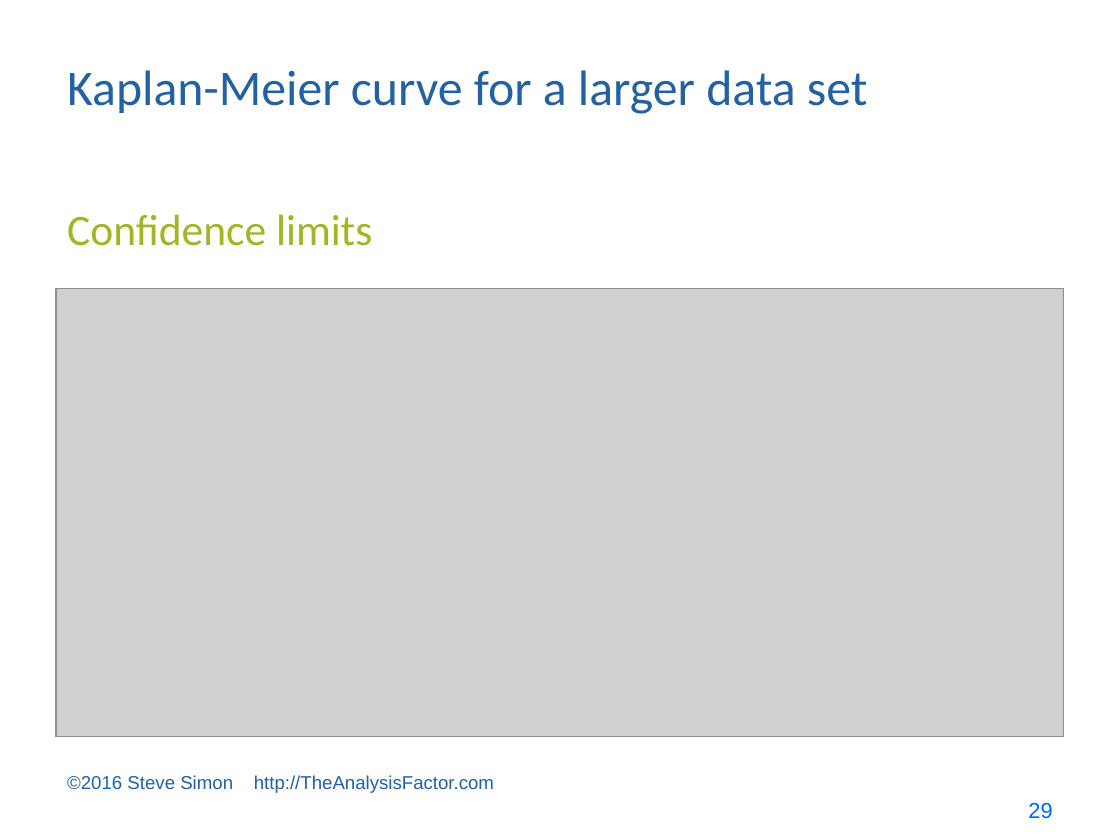
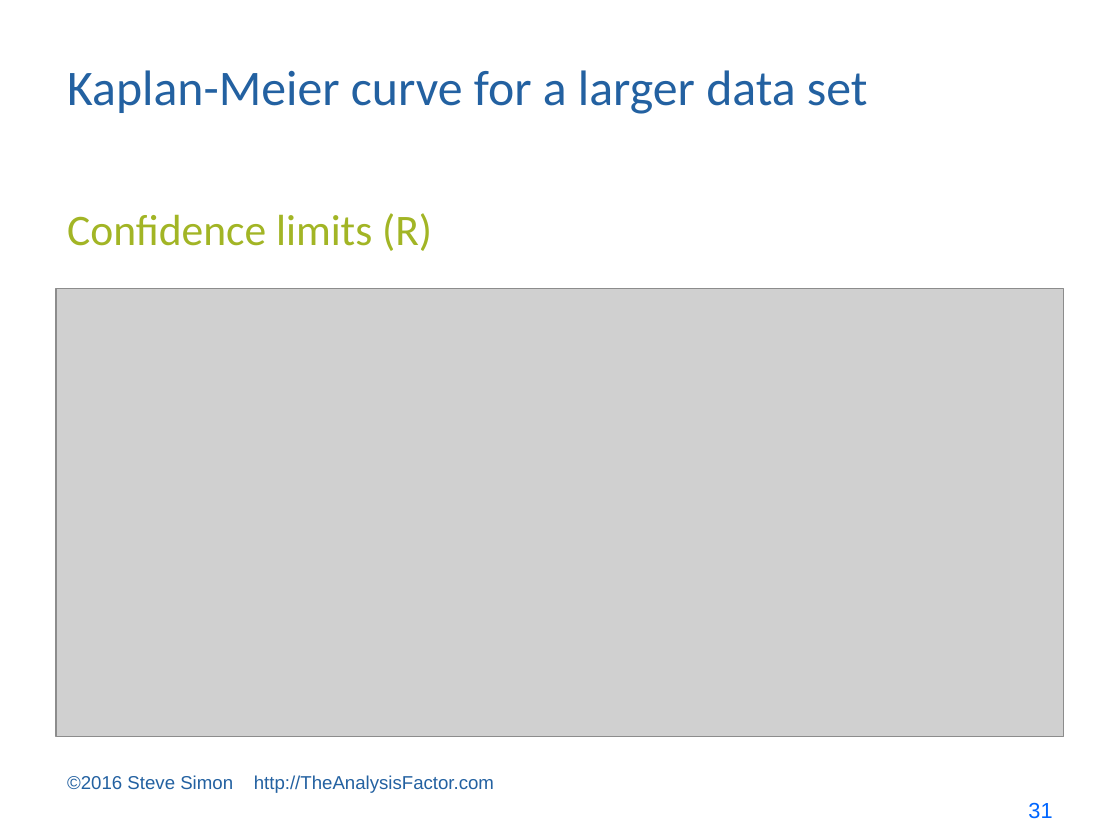
Before and after one commit to pmean/survival-models, a slide deck: slide 31 of bin/survival lecture 1.pptx (slide 29 before the commit). Drawn at 1120x840 pixels with LibreOffice and Linux fonts; fonts in the diff are those of the drawing; grey boxes stand for pictures. Boxes give left, top, right and bottom in pixels: in the first picture for what was removed or moved away, otherwise in the second. Text is boxed around its words. In the diff, an @@ line names an element or a change of style, - is before the commit and + after.

```diff
--- a/bin/survival lecture 1.pptx
+++ b/bin/survival lecture 1.pptx
@@ text at (x1=67, y1=213, x2=432, y2=251): text changed @@
-Confidence limits
+Confidence limits (R)
@@ page number at (x1=1028, y1=802, x2=1052, y2=819): text changed @@
-29
+31
```
Also in this commit, not shown: 13 other slides changed, 17 slides added, 9 other files.
